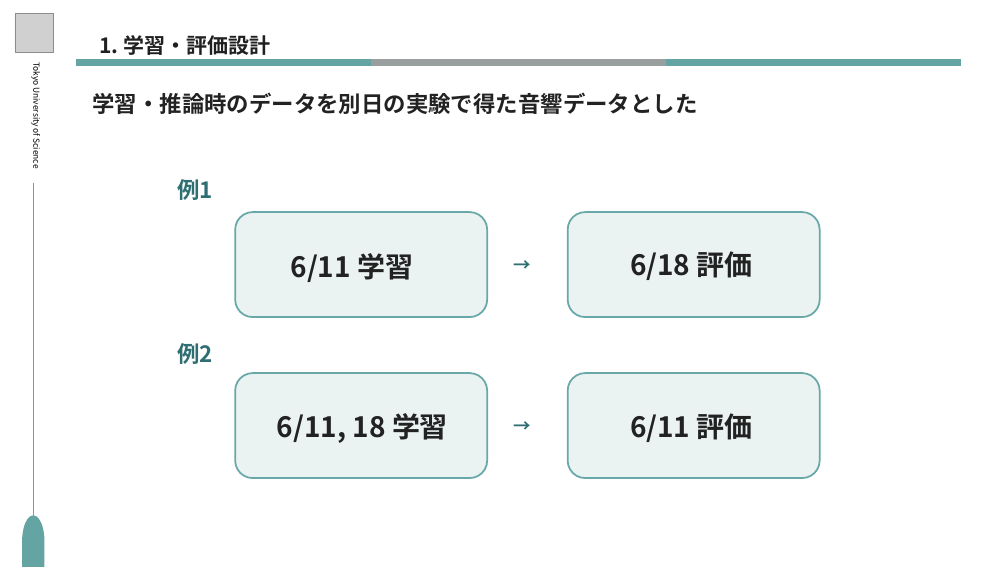
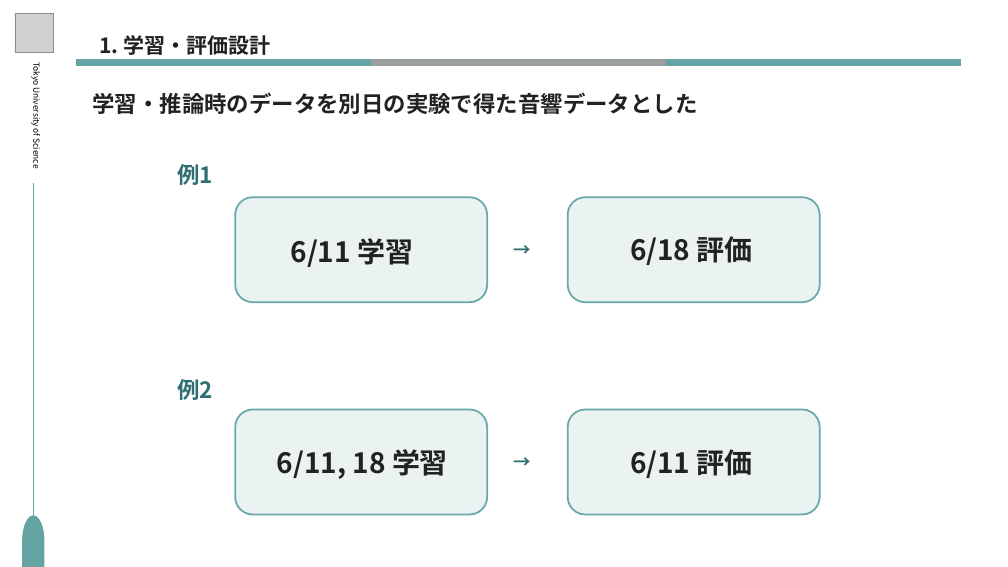
Before and after one commit to S-Riku-tus/university_research, a slide deck: slide 3 of 研究進捗報告/2026/918（研究計画発表）/研究進捗_柴崎陸_0918.pptx. Drawn at 1008x567 pixels with LibreOffice and Linux fonts; fonts in the diff are those of the drawing; grey boxes stand for pictures. Boxes give left, top, right and bottom in pixels: in the first picture for what was removed or moved away, otherwise in the second. Text is boxed around its words. In the diff, an @@ line names an element or a change of style, - is before the commit and + after.

```diff
--- a/研究進捗報告/2026/918（研究計画発表）/研究進捗_柴崎陸_0918.pptx
+++ b/研究進捗報告/2026/918（研究計画発表）/研究進捗_柴崎陸_0918.pptx
@@ 4 texts, 2 rounded rectangles: place and size @@
-4 texts, 2 rounded rectangles at (177, 179, 820, 317)
+4 texts, 2 rounded rectangles at (177, 164, 820, 302)
@@ 4 texts, 2 rounded rectangles: place and size @@
-4 texts, 2 rounded rectangles at (177, 343, 820, 478)
+4 texts, 2 rounded rectangles at (177, 379, 820, 514)
```
Also in this commit, not shown: 3 other slides changed, 3 slides added, 4 slides removed.
